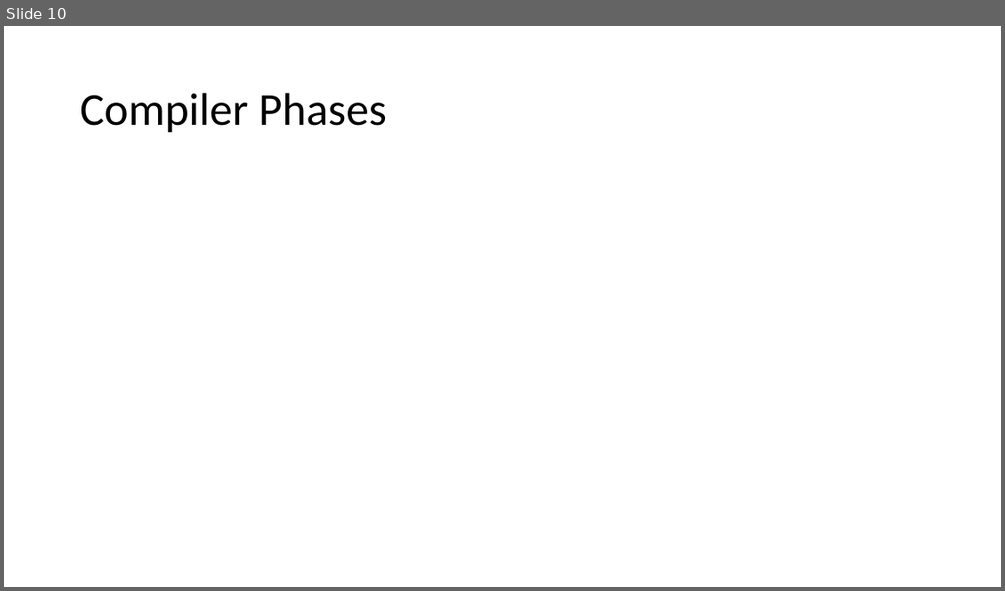
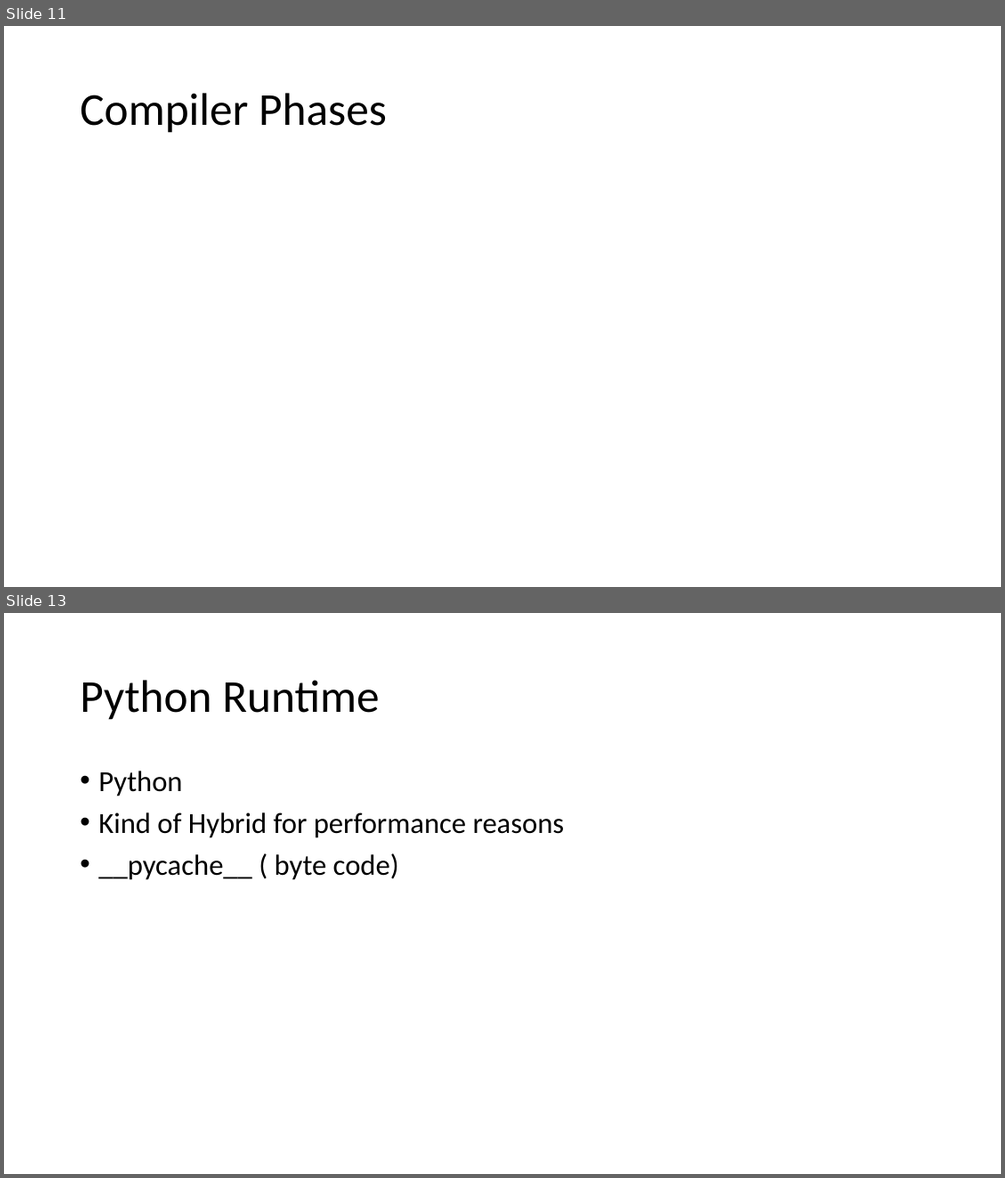
Before and after one commit to csev/ca4e, a slide deck: lectures/05-Software.pptx. Shown one above the other, each under a label of ours: slide 10 before the commit, slides 11 and 13 after it; the slides between them are not shown. The pictures are 1005x591 and 1005x1178 pixels, drawn with LibreOffice and Linux fonts; fonts in the diff are those of the drawing. Boxes give left, top, right and bottom in pixels: in the first picture for what was removed or moved away, otherwise in the second. Text is boxed around its words. In the diff, an @@ line names an element or a change of style, - is before the commit and + after.

```diff
--- a/lectures/05-Software.pptx
+++ b/lectures/05-Software.pptx
@@ slide 13 added at bbox=[4, 613, 1001, 1174], background #FFFFFF @@
@@ title added at bbox=[80, 680, 379, 720], 44 pt, text #000000 @@
+Python Runtime
@@ text added at bbox=[98, 771, 565, 880], 28 pt, text #000000 @@
+• Python
+• Kind of Hybrid for performance reasons
+• __pycache__ ( byte code)
@@ what was slide 10 is now slide 11 @@
```
Also in this commit, not shown: 8 other slides added, 4 other files.
